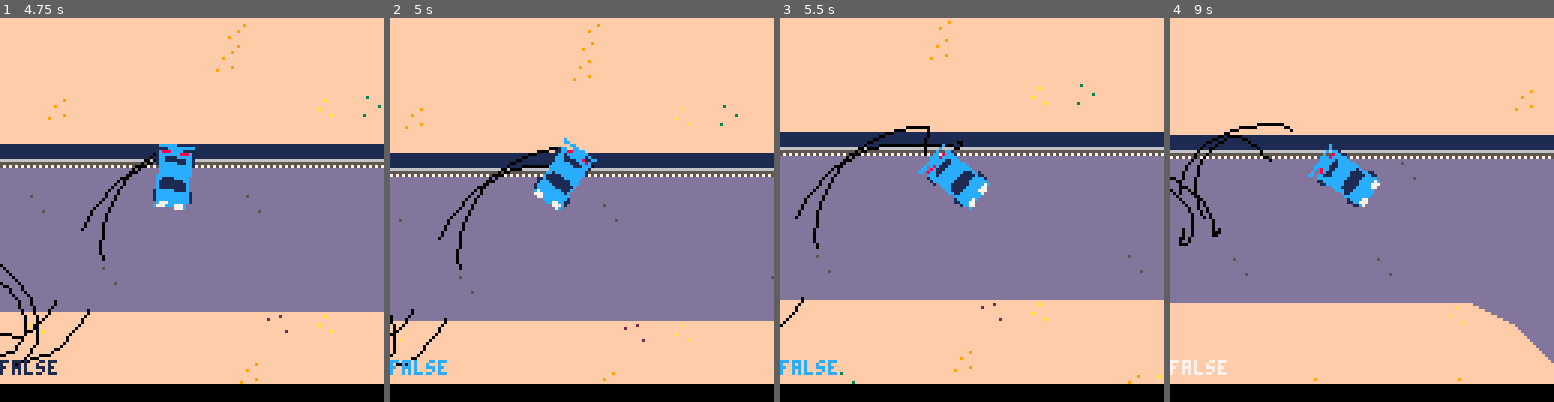
Above: before the commit, frames 1-4 (left to right).
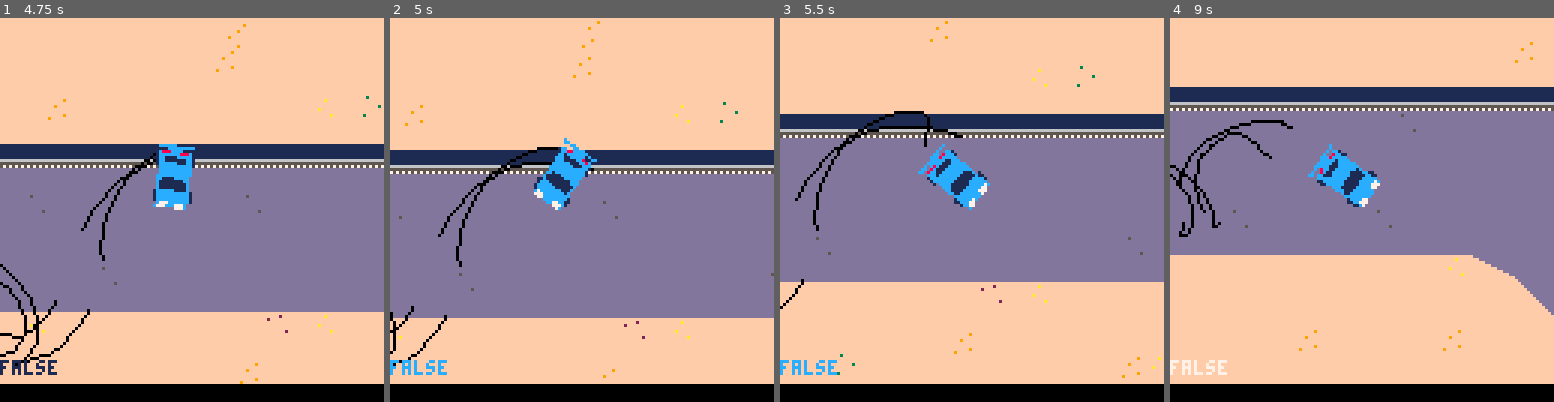
Above: after the commit, the same moments.

Repository: graearea/pico8
Game: PICO-8 cartridge skidmarks.p8
The game is run twice, just before and just after one commit, with the same random seed, the same clock (stepped at 60 frames per second) and the same inputs.
Inputs:
- Up to frame 1 (4.75 s): tap X (X key) at 0.33, 1.07, 1.85, 2.97, 4.08 s; hold Right 1.6-2.1 s; hold Right 2.47-3.03 s; hold Left 3.08-3.58 s; hold Right 4.02-4.68 s
- Up to frame 2 (5 s): no input
- Up to frame 3 (5.5 s): hold Left from 5.08 s (still down); tap X (X key) at 5.2 s
- Up to frame 4 (9 s): release Left at 5.68 s; hold Right 6.08-6.58 s; tap X (X key) at 6.32, 7.43, 8.55 s; hold Right 6.63-7.13 s; hold Right 7.5-8.07 s; hold Left 8.12-8.62 s

Frame 1 is identical in both runs. In frame 2, 5.1% of the frame differs, in the area x 0-100%, y 0-95%; in frame 3, 17%; in frame 4, 32%, in the area x 0-100%, y 6-95%.

Commit message:
better collision detection

Diff:
--- a/skidmarks.p8
+++ b/skidmarks.p8
@@ -31,7 +31,6 @@
 
   car.angle=car.angle+car.steer
   car:move()
-  bob=car:is_hitting_wall()
 end
 
 function _draw()
@@ -84,20 +83,20 @@
  r_wheels={{y=6,x=7},{y=-6,x=7}},
  f_wheels={{y=6,x=-7},{y=-6,x=-7}},
 
- is_hitting_wall=function(self)
-   sprite= mget(self.x/8,self.y/8)
+ would_hit_wall=function(self,dx,dy)
+   sprite= mget((self.x+dx)/8,(self.y+dy)/8)
 			bob=(sprite==59)
    if sprite==59 then
-   -- self.dy=0
-   -- return true
+
+    return true
    end
 
    for wheel in all(self.r_wheels) do
-   bob=wheel
+    locn=self:rotate_wheel_posn(self,wheel)
 			 sprite=mget(wheel.x/8,wheel.y/8)
 
 			 if(sprite==59) do
-    self.dy=0
+     self.dy=0
 			  return true
 			 end
    end
@@ -123,8 +122,12 @@
  end
   dx=clamp(dx,-max_dx,max_dx)
   dy=clamp(dy,-max_dy,max_dy)
+  if self:would_hit_wall(dx,dy) then
+   dy=0
+  else
+   self.y=self.y+dy
+  end
   self.x=self.x+dx
-  self.y=self.y+dy
   local speed =flr(speed_of(dx,dy))
   sfx(speed*2+1)
 
@@ -178,13 +181,13 @@
 	 end
  end,
 
- rotate_wheel_posn=function(self,x,y,angle)
-	 local dx=x
-	 local dy=y
+ rotate_wheel_posn=function(self,pos)
+	 local dx=pos.y
+	 local dy=pos.x
 	 local tx=self.x
 	 local ty=self.y
-	 local ca=sin(angle/360)
-	 local sa=cos(angle/360)
+	 local ca=sin(self.angle/360)
+	 local sa=cos(self.angle/360)
 	 xx=flr(dx*ca-dy*sa+tx)--transofrmed val
 	 yy=flr(dx*sa+dy*ca+ty)
 		local locn={x=xx,y=yy}
@@ -192,7 +195,7 @@
  end,
 
 	add_skid=function(self,skids,pos,add_it)
-		skd=self.rotate_wheel_posn(self,pos.y,pos.x,self.angle)
+		skd=self.rotate_wheel_posn(self,pos)
 	 if(add_it) then
  	 add(skids,skd)
 	 else
